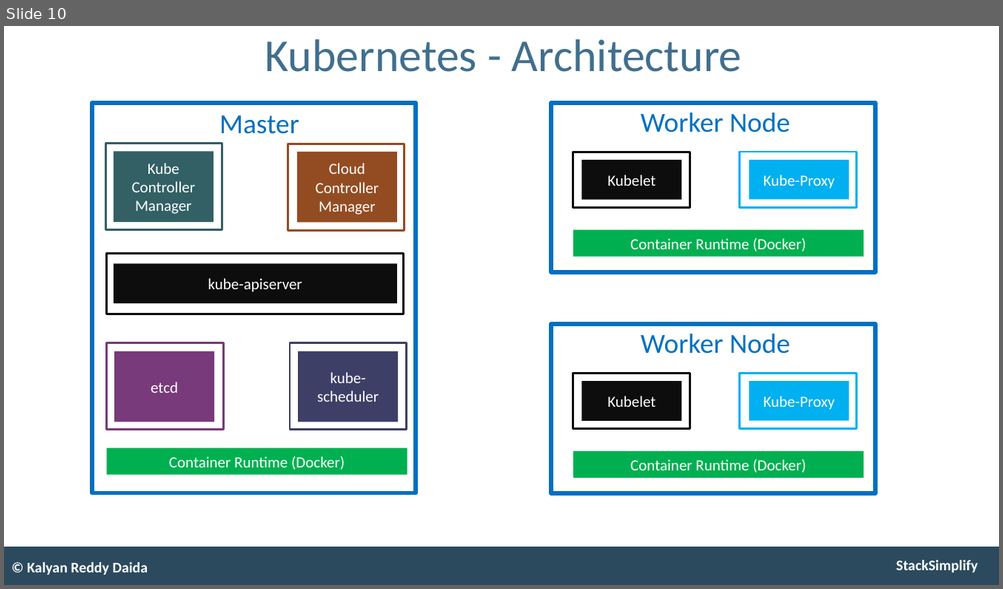
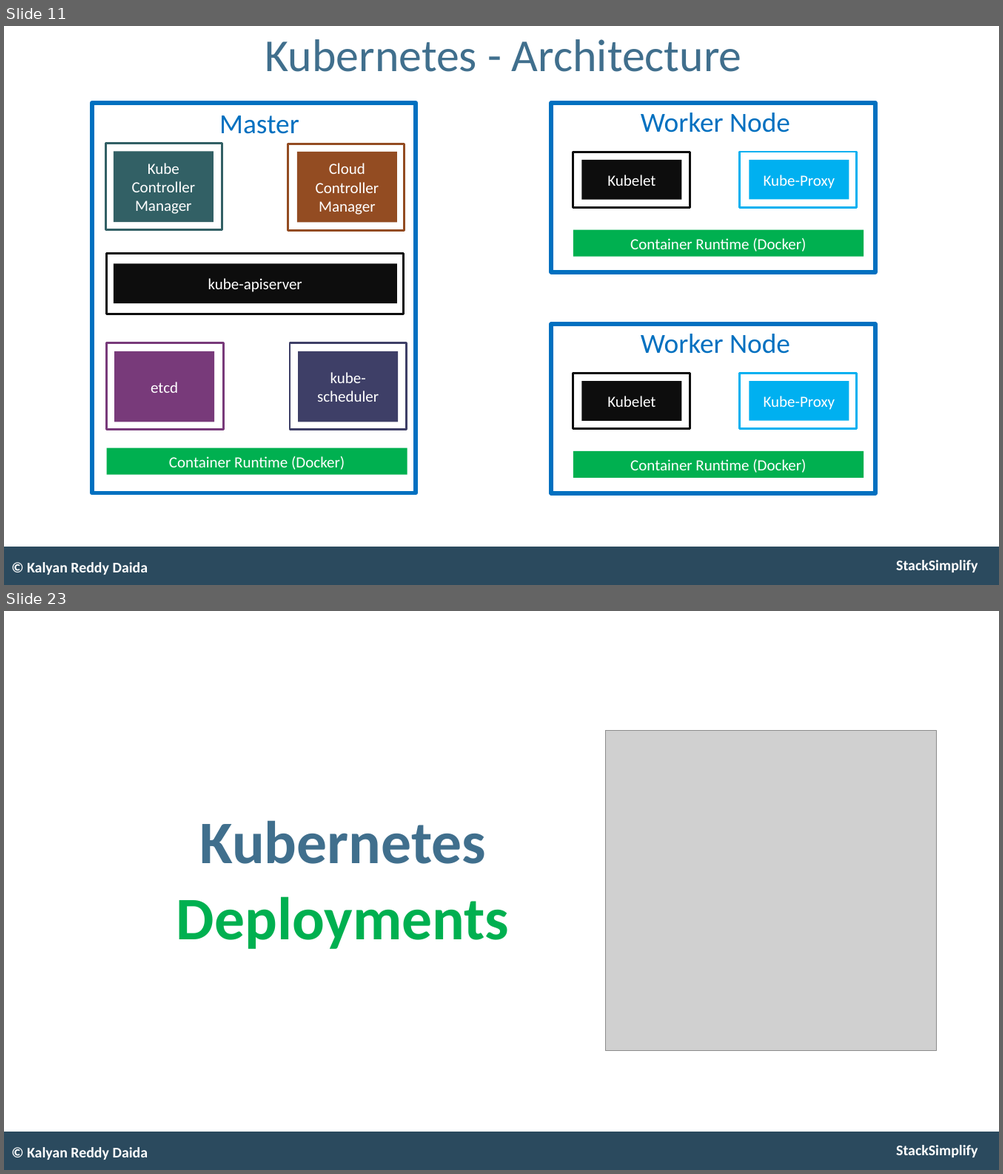
Before and after one commit to stacksimplify/aws-eks-kubernetes-masterclass, a slide deck: presentation/AWS-Fargate-and-EKS-Masterclass.pptx. Shown one above the other, each under a label of ours: slide 10 before the commit, slides 11 and 23 after it; the slides between them are not shown. The pictures are 1003x589 and 1003x1174 pixels, drawn with LibreOffice and Linux fonts; fonts in the diff are those of the drawing; grey boxes stand for pictures. Boxes give left, top, right and bottom in pixels: in the first picture for what was removed or moved away, otherwise in the second. Text is boxed around its words. In the diff, an @@ line names an element or a change of style, - is before the commit and + after.

```diff
--- a/presentation/AWS-Fargate-and-EKS-Masterclass.pptx
+++ b/presentation/AWS-Fargate-and-EKS-Masterclass.pptx
@@ slide 23 added at (4,611,999,1170), background #FFFFFF; not listed: 2 template elements that a slide beside it also shows @@
@@ picture added at (605,730,935,1051) @@
@@ text added at (176,820,509,949), 70 pt, text #00B050, bold @@
+Kubernetes
+Deployments
@@ text added at (27,1147,148,1160), 17 pt, text #FFFFFF, bold @@
+© Kalyan Reddy Daida
@@ what was slide 10 is now slide 11 @@
```
Also in this commit, not shown: 1 slide changed, 26 other slides added.
